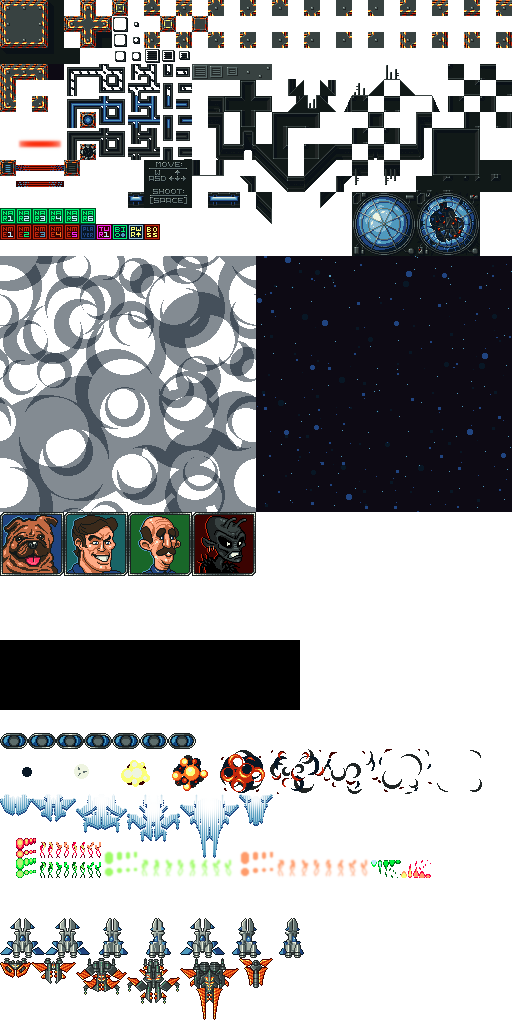
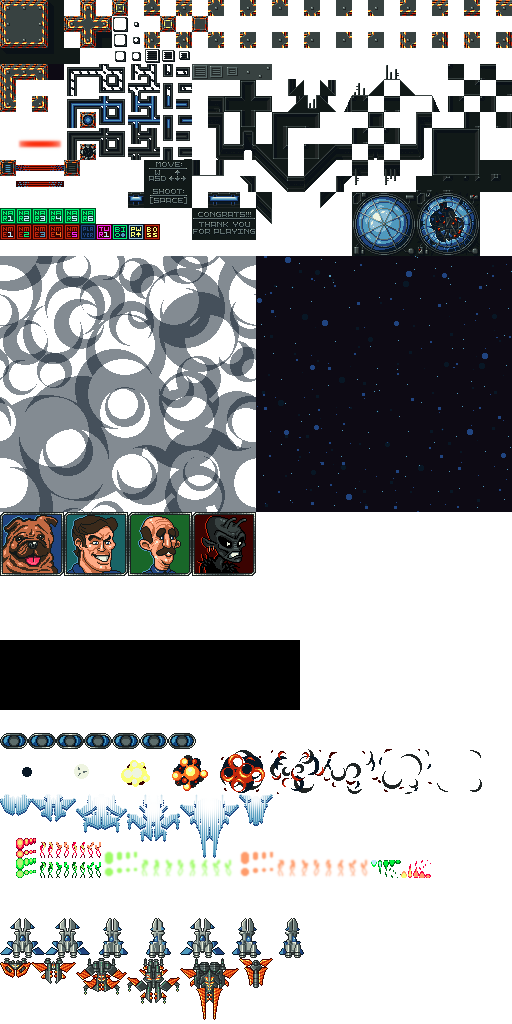
The second (512, 1024) image is a revision of the first. Changes to its layers:
painted on "ORIGINAL 2" over [192, 208, 256, 240]
